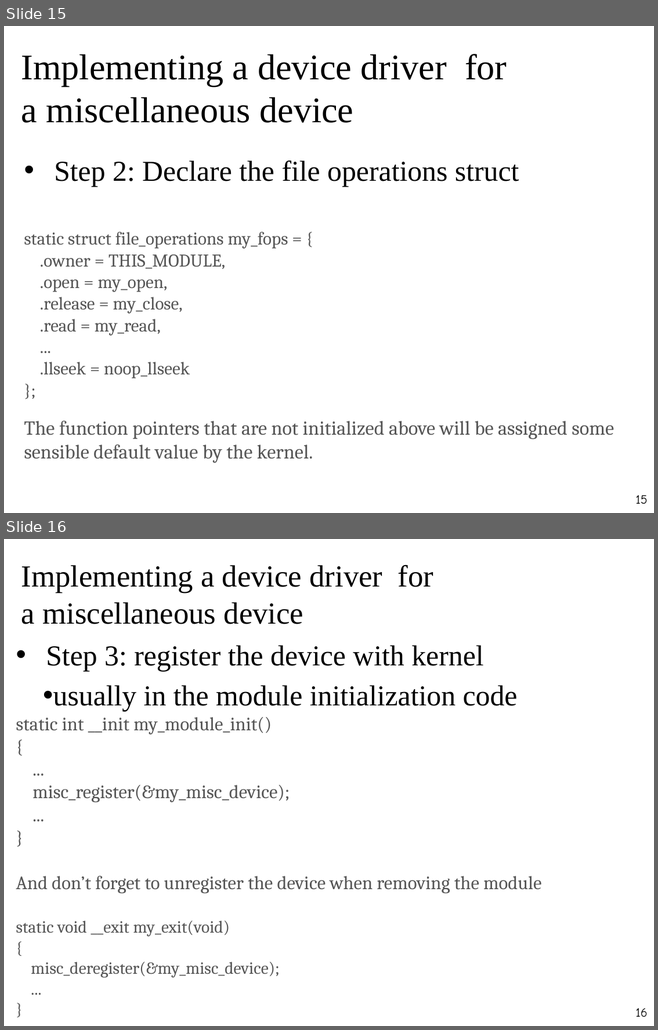
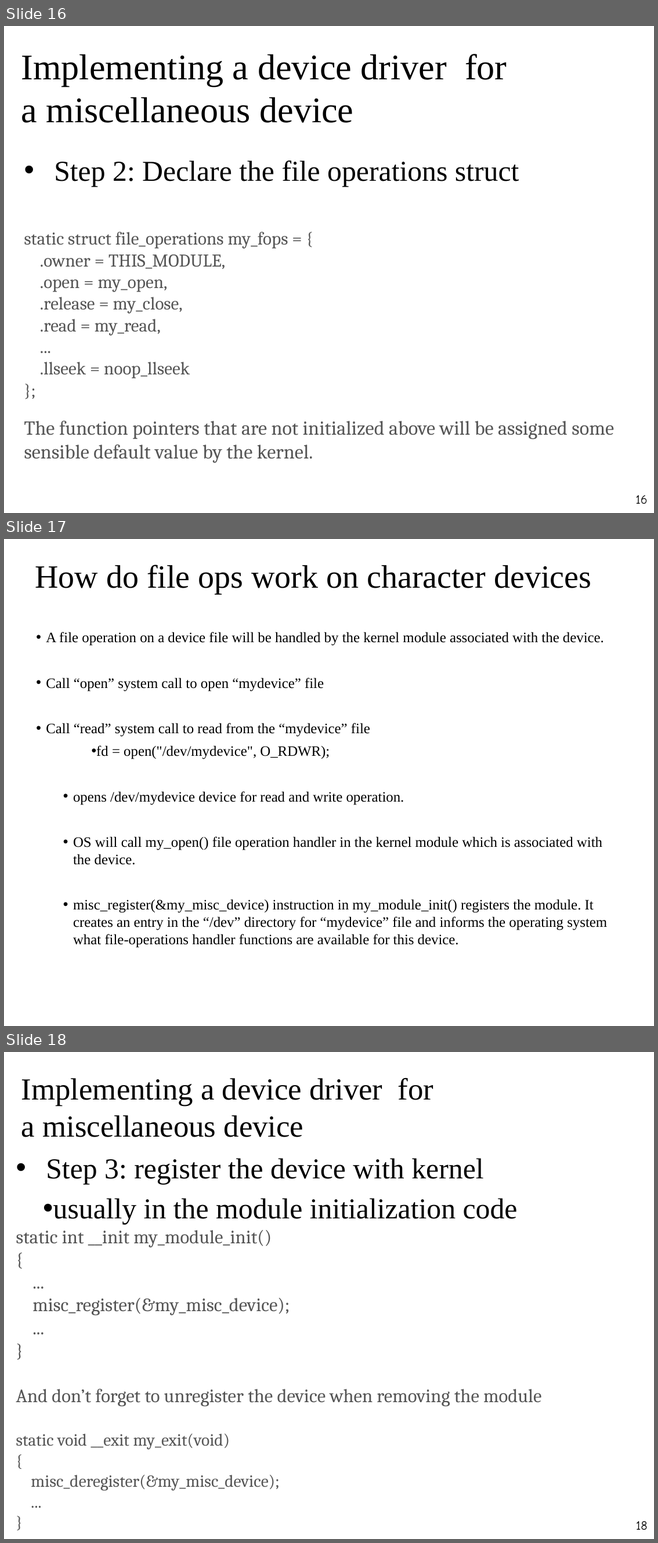
Before and after one commit to oscourse/oscourse.github.io, a slide deck: slides/kernel_modules.pptx. Shown one above the other, each under a label of ours: slides 15 and 16 before the commit, slides 16, 17 and 18 after it. The pictures are 658x1030 and 658x1543 pixels, drawn with LibreOffice and Linux fonts; fonts in the diff are those of the drawing. Boxes give left, top, right and bottom in pixels: in the first picture for what was removed or moved away, otherwise in the second. Text is boxed around its words. In the diff, an @@ line names an element or a change of style, - is before the commit and + after.

```diff
--- a/slides/kernel_modules.pptx
+++ b/slides/kernel_modules.pptx
@@ slide 17 added at (x1=4, y1=539, x2=654, y2=1026), background #FFFFFF @@
@@ title added at (x1=35, y1=565, x2=591, y2=594), 36 pt, text #000000 @@
+How do file ops work on character devices
@@ text added at (x1=46, y1=632, x2=607, y2=948), 16 pt, text #000000 @@
+• A file operation on a device file will be handled by the kernel module associated with the device.
+• Call “open” system call to open “mydevice” file
+• Call “read” system call to read from the “mydevice” file
+• fd = open("/dev/mydevice", O_RDWR);
+  • opens /dev/mydevice device for read and write operation.
+  • OS will call my_open() file operation handler in the kernel module which is associated with the device.
+  • misc_register(&my_misc_device) instruction in my_module_init() registers the module. It creates an entry in the “/dev” directory for “mydevice” file and informs the operating system what file-operations handler functions are available for this device.
@@ what was slide 15 is now slide 16 @@
@@ page number at (x1=635, y1=495, x2=647, y2=504): text changed @@
-15
+16
@@ what was slide 16 is now slide 18 @@
@@ page number at (x1=636, y1=1521, x2=647, y2=1530): text changed @@
-16
+18
```
Also in this commit, not shown: 2 slides changed, 3 other slides added, 2 other files.
